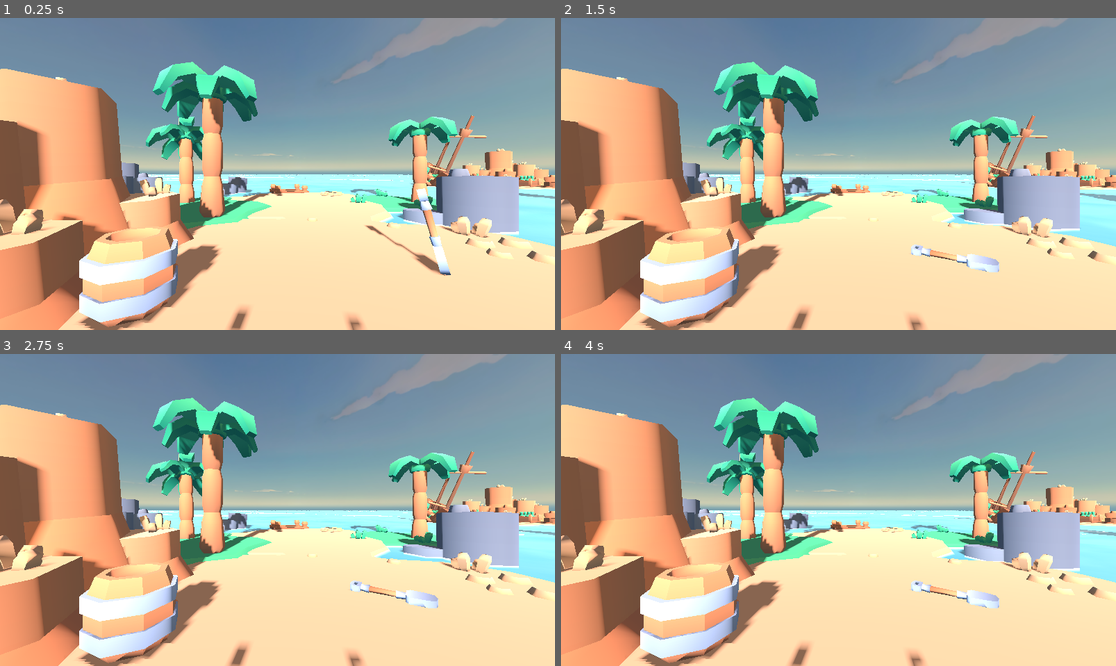
Above: before the commit, frames 1-4 (two rows, left to right).
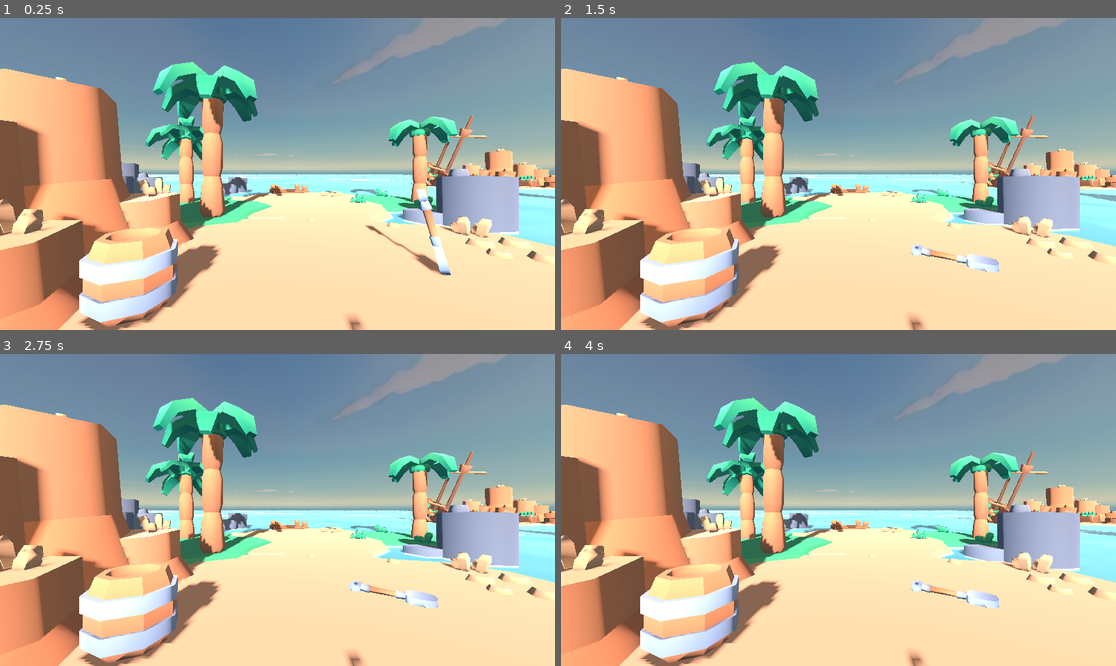
Above: after the commit, the same moments.

Repository: aznoqmous/fish-vr-godot
Game: Godot game, scene res://scenes/world.tscn
Two runs of this game, one before a commit and one after it. Both use one fixed random seed, a clock stepped at 60 frames per second and the inputs below.
Inputs:
- Up to frame 1 (0.25 s): no input
- Up to frame 2 (1.5 s): no input
- Up to frame 3 (2.75 s): no input
- Up to frame 4 (4 s): no input

The runs differ from the first frame. In frame 1, 0.2% of the frame differs, in the area x 40-86%, y 49-100%; in frame 2, 0.2%; in frame 3, 0.2%; in frame 4, 0.2%.

Commit message:
add grabbing system in project

Diff:
--- a/project.godot
+++ b/project.godot
@@ -15,6 +15,15 @@
 config/features=PackedStringArray("4.6", "Forward Plus")
 config/icon="res://icon.svg"
 
+[autoload]
+
+XRToolsUserSettings="*uid://bqgb8i74tm0t"
+XRToolsRumbleManager="*uid://by853dk86g1qw"
+
+[editor_plugins]
+
+enabled=PackedStringArray("res://addons/godot-xr-tools/plugin.cfg")
+
 [physics]
 
 3d/physics_engine="Jolt Physics"
--- a/scenes/player.tscn
+++ b/scenes/player.tscn
@@ -1,6 +1,8 @@
 [gd_scene format=3 uid="uid://yeg45saesse1"]
 
+[ext_resource type="PackedScene" uid="uid://btknduttnmoxf" path="res://addons/godot-xr-tools/misc/vr_common_shader_cache.tscn" id="1_qhqgy"]
 [ext_resource type="PackedScene" uid="uid://3gjkc6qju2n3" path="res://assets/hands/LeftHandHumanoid.gltf" id="2_g2els"]
+[ext_resource type="PackedScene" uid="uid://b4ysuy43poobf" path="res://addons/godot-xr-tools/functions/function_pickup.tscn" id="3_dqkch"]
 [ext_resource type="PackedScene" uid="uid://bymg1qpy1tu2w" path="res://assets/hands/RightHandHumanoid.gltf" id="3_qhqgy"]
 
 [sub_resource type="SphereShape3D" id="SphereShape3D_g2els"]
@@ -17,7 +19,9 @@
 [node name="CollisionShape3D" type="CollisionShape3D" parent="XRCamera3D/Area3D" unique_id=1466564221]
 shape = SubResource("SphereShape3D_g2els")
 
-[node name="LeftHandController" type="XRNode3D" parent="." unique_id=1209878385]
+[node name="VRCommonShaderCache" parent="XRCamera3D" unique_id=134691354 instance=ExtResource("1_qhqgy")]
+
+[node name="LeftHandController" type="XRController3D" parent="." unique_id=1833123203]
 transform = Transform3D(1, 0, 0, 0, 1, 0, 0, 0, 1, -0.5, 1, -0.5)
 tracker = &"/user/hand_tracker/left"
 show_when_tracked = true
@@ -25,10 +29,14 @@
 [node name="LeftHandMesh" parent="LeftHandController" unique_id=416374853 instance=ExtResource("2_g2els")]
 transform = Transform3D(-4.371139e-08, 0, -1, 0, 1, 0, 1, 0, -4.371139e-08, 0, 0, 0)
 
-[node name="XRHandModifier3D" type="XRHandModifier3D" parent="LeftHandController/LeftHandMesh/Skeleton3D" parent_id_path=PackedInt32Array(416374853, 1186888435) index="1" unique_id=1341067242]
+[node name="XRHandModifier3D" type="XRHandModifier3D" parent="LeftHandController/LeftHandMesh/Skeleton3D" parent_id_path=PackedInt32Array(416374853, 216320458) index="1" unique_id=1341067242]
 transform = Transform3D(1, 0, 0, 0, 1, 0, 0, 0, 1, 0.5, -1, 0.5)
 
-[node name="RightHandController" type="XRNode3D" parent="." unique_id=1830001096]
+[node name="FunctionPickup" parent="LeftHandController" unique_id=1129601390 instance=ExtResource("3_dqkch")]
+grab_collision_mask = 360448
+ranged_collision_mask = 32768
+
+[node name="RightHandController" type="XRController3D" parent="." unique_id=920566091]
 transform = Transform3D(1, 0, 0, 0, 1, 0, 0, 0, 1, 0.5, 1, -0.5)
 tracker = &"/user/hand_tracker/right"
 show_when_tracked = true
@@ -36,9 +44,13 @@
 [node name="RightHandMesh" parent="RightHandController" unique_id=1506103605 instance=ExtResource("3_qhqgy")]
 transform = Transform3D(-4.371139e-08, 0, 1, 0, 1, 0, -1, 0, -4.371139e-08, 0, 0, 0)
 
-[node name="XRHandModifier3D" type="XRHandModifier3D" parent="RightHandController/RightHandMesh/Skeleton3D" parent_id_path=PackedInt32Array(1506103605, 1106249026) index="1" unique_id=2003775514]
+[node name="XRHandModifier3D" type="XRHandModifier3D" parent="RightHandController/RightHandMesh/Skeleton3D" parent_id_path=PackedInt32Array(1506103605, 1669350150) index="1" unique_id=2003775514]
 transform = Transform3D(1, 0, 0, 0, 1, 0, 0, 0, 1, -0.5, -1, 0.5)
 hand_tracker = &"/user/hand_tracker/right"
 
+[node name="FunctionPickup" parent="RightHandController" unique_id=367701007 instance=ExtResource("3_dqkch")]
+grab_collision_mask = 360448
+ranged_collision_mask = 32768
+
 [editable path="LeftHandController/LeftHandMesh"]
 [editable path="RightHandController/RightHandMesh"]
--- a/scenes/world.tscn
+++ b/scenes/world.tscn
@@ -24,6 +24,8 @@
 [ext_resource type="PackedScene" uid="uid://b2go56vxnhyl4" path="res://assets/FBX format/crate.fbx" id="16_e75v4"]
 [ext_resource type="PackedScene" uid="uid://ih7uj7x2iblm" path="res://assets/FBX format/rocks-sand-b.fbx" id="16_l8ah6"]
 [ext_resource type="PackedScene" uid="uid://85be6wvlg211" path="res://assets/FBX format/barrel.fbx" id="17_e75v4"]
+[ext_resource type="Script" path="res://addons/godot-xr-tools/objects/pickable.gd" id="18_l8ah6"]
+[ext_resource type="Script" uid="uid://dn7grmvmgjiqv" path="res://addons/godot-xr-tools/objects/grab_points/grab_point_snap.gd" id="20_e75v4"]
 [ext_resource type="PackedScene" uid="uid://cd14x7k2ko2xm" path="res://assets/FBX format/hole.fbx" id="20_hi6a0"]
 [ext_resource type="PackedScene" uid="uid://dvfp2m78typpg" path="res://assets/FBX format/palm-detailed-bend.fbx" id="22_18clu"]
 [ext_resource type="PackedScene" uid="uid://dcidtehr2n24w" path="res://assets/FBX format/palm-detailed-straight.fbx" id="23_4wdv8"]
@@ -67,14 +69,14 @@
 data = PackedVector3Array(0.0458, 1.512, 0.454, -0.1683, 2.898, 1.2972, 0.0707, 2.898, 0.4477, -0.1683, 2.898, 1.2972,  …(44907 unchanged characters)…
 
 [sub_resource type="CylinderShape3D" id="CylinderShape3D_6oujy"]
-height = 0.86157227
+height = 0.6856079
 radius = 0.23339844
 
 [sub_resource type="ConcavePolygonShape3D" id="ConcavePolygonShape3D_l8ah6"]
 data = PackedVector3Array(-0.385, 0.6037, -0.50049996, 0.385, 0.6037, -0.5775, 0.385, 0.6037, -0.50049996, 0.385, 0.603 …(5600 unchanged characters)…
 
 [sub_resource type="CylinderShape3D" id="CylinderShape3D_ggc52"]
-height = 1.1855164
+height = 1.1636648
 radius = 0.6503906
 
 [sub_resource type="ConcavePolygonShape3D" id="ConcavePolygonShape3D_8u370"]
@@ -237,17 +239,24 @@
 [node name="CollisionShape3D" type="CollisionShape3D" parent="isle-1/hole/Area3D" unique_id=273629095]
 shape = SubResource("ConcavePolygonShape3D_817gm")
 
-[node name="Area3D" type="RigidBody3D" parent="isle-1" unique_id=1798145559]
+[node name="shovel" type="RigidBody3D" parent="isle-1" unique_id=1742149922]
 transform = Transform3D(1, 0, 0, 0, 0.978509, -0.20620419, 0, 0.20620419, 0.978509, -1.8888395, 0.4963994, -1.7888589)
-collision_layer = 2
-collision_mask = 2
-
-[node name="tool-shovel" parent="isle-1/Area3D" unique_id=240882375 instance=ExtResource("38_e75v4")]
+collision_layer = 32770
+collision_mask = 32770
+script = ExtResource("18_l8ah6")
+picked_up_layer = 98304
+
+[node name="tool-shovel" parent="isle-1/shovel" unique_id=240882375 instance=ExtResource("38_e75v4")]
 transform = Transform3D(0.5, 0, 0, 0, 0.5, 0, 0, 0, 0.5, 0, 0, 0)
 
-[node name="CollisionShape3D" type="CollisionShape3D" parent="isle-1/Area3D" unique_id=794039358]
+[node name="CollisionShape3D" type="CollisionShape3D" parent="isle-1/shovel" unique_id=794039358]
 transform = Transform3D(1, 0, 0, 0, 0.99999803, -1.3411045e-07, 0, 1.3411045e-07, 0.99999803, 0, 0.598433, 8.34465e-07)
 shape = SubResource("CapsuleShape3D_ggc52")
+
+[node name="XRToolsGrabPointSnap" type="Marker3D" parent="isle-1/shovel" unique_id=161752722]
+transform = Transform3D(1, 0, 0, 0, 1, 0, 0, 0, 1, 0, 1.090984, 2.3283064e-10)
+script = ExtResource("20_e75v4")
+metadata/_custom_type_script = "uid://dn7grmvmgjiqv"
 
 [node name="barrel" parent="isle-1" unique_id=1758189573 instance=ExtResource("17_e75v4")]
 transform = Transform3D(0.33605006, 0, -0.5210283, 0, 0.6199999, 0, 0.5210283, 0, 0.33605006, 0.75560904, 0.32096997, 0.96175027)
@@ -324,17 +333,25 @@
 [node name="rocks-sand-b3" parent="isle-2" unique_id=2010305574 instance=ExtResource("16_l8ah6")]
 transform = Transform3D(-0.5969944, 0.024746241, 0.8018636, 0.014777894, 0.99969375, -0.019849192, -0.80210924, -5.551115e-17, -0.59717727, 3.5526772, 0, 0.36767006)
 
-[node name="bottle" parent="isle-2" unique_id=13931211 instance=ExtResource("9_rup4s")]
-transform = Transform3D(0.8, 0, 0, 0, 0.8, 0, 0, 0, 0.8, -0.9388046, 1.0611743, 6.6567726)
-metadata/_edit_group_ = true
-
-[node name="Area3D" type="RigidBody3D" parent="isle-2/bottle" unique_id=1163336478]
-collision_layer = 4
-collision_mask = 4
-
-[node name="CollisionShape3D" type="CollisionShape3D" parent="isle-2/bottle/Area3D" unique_id=1634707717]
-transform = Transform3D(1, 0, 0, 0, 1, 0, 0, 0, 1, 0, 0.4530028, 0)
+[node name="bottle" type="RigidBody3D" parent="isle-2" unique_id=912161790]
+transform = Transform3D(1, 0, 0, 0, 1, 0, 0, 0, 1, -0.9388046, 1.0611743, 6.6567726)
+collision_layer = 32772
+collision_mask = 32772
+script = ExtResource("18_l8ah6")
+picked_up_layer = 98304
+
+[node name="bottle" parent="isle-2/bottle" unique_id=13931211 instance=ExtResource("9_rup4s")]
+transform = Transform3D(0.8, 0, 0, 0, 0.8, 0, 0, 0, 0.8, 0, 0, 0)
+metadata/_edit_group_ = true
+
+[node name="CollisionShape3D" type="CollisionShape3D" parent="isle-2/bottle" unique_id=1634707717]
+transform = Transform3D(1, 0, 0, 0, 1, 0, 0, 0, 1, 0, 0.36502063, 0)
 shape = SubResource("CylinderShape3D_6oujy")
+
+[node name="XRToolsGrabPointSnap" type="Marker3D" parent="isle-2/bottle" unique_id=470802899]
+transform = Transform3D(1, 0, 0, 0, 1, 0, 0, 0, 1, 0, 0.25, 0)
+script = ExtResource("20_e75v4")
+metadata/_custom_type_script = "uid://dn7grmvmgjiqv"
 
 [node name="ship-wreck" parent="isle-2" unique_id=304590257 instance=ExtResource("36_l8ah6")]
 transform = Transform3D(0.3977065, 0.25176954, -0.88229346, 0.18574408, 0.91960984, 0.34614497, 0.8985147, -0.30154493, 0.31897035, 3.677496, -1.3386796, 11.092941)
@@ -440,16 +457,29 @@
 [node name="flag-high-pennant" parent="isle-3" unique_id=1320314440 instance=ExtResource("39_8u370")]
 transform = Transform3D(1, 0, 0, 0, 1, 0, 0, 0, 1, 5.5907016, 2.0456915, -2.251442)
 
-[node name="barrel" parent="isle-3" unique_id=1859966488 instance=ExtResource("17_e75v4")]
-transform = Transform3D(0.8217859, 0, 0.49217936, 0, 0.9578998, 0, -0.49217936, 0, 0.8217859, -0.61910915, 0.27694, -5.5748444)
-
-[node name="Area3D" type="RigidBody3D" parent="isle-3/barrel" unique_id=1614298208]
-collision_layer = 8
-collision_mask = 8
-
-[node name="CollisionShape3D" type="CollisionShape3D" parent="isle-3/barrel/Area3D" unique_id=419939105]
-transform = Transform3D(1, 0, 0, 0, 1.0000283, 0, 0, 0, 1, 0, 0.6309381, 0)
+[node name="barrel" type="RigidBody3D" parent="isle-3" unique_id=1676000589]
+transform = Transform3D(0.8579036, 0, 0.5138107, 0, 1, 0, -0.5138107, 0, 0.8579036, -0.61910915, 0.27694, -5.5748444)
+collision_layer = 32776
+collision_mask = 32776
+script = ExtResource("18_l8ah6")
+picked_up_layer = 98304
+
+[node name="barrel" parent="isle-3/barrel" unique_id=1859966488 instance=ExtResource("17_e75v4")]
+transform = Transform3D(1, 0, 0, 0, 1.0000001, 0, 0, 0, 1, 0, 0, 0)
+
+[node name="CollisionShape3D" type="CollisionShape3D" parent="isle-3/barrel" unique_id=419939105]
+transform = Transform3D(1, 0, 0, 0, 1, 0, 0, 0, 1, 0, 0.6214526, 0)
 shape = SubResource("CylinderShape3D_ggc52")
+
+[node name="XRToolsGrabPointSnap" type="Marker3D" parent="isle-3/barrel" unique_id=1197006098]
+transform = Transform3D(1, 0, 0, 0, 1, 0, 0, 0, 1, 0, 0.614621, 0.6609325)
+script = ExtResource("20_e75v4")
+metadata/_custom_type_script = "uid://dn7grmvmgjiqv"
+
+[node name="XRToolsGrabPointSnap2" type="Marker3D" parent="isle-3/barrel" unique_id=147271076]
+transform = Transform3D(1, 0, 0, 0, 1, 0, 0, 0, 1, -1.8626451e-09, 0.6099187, -0.6712826)
+script = ExtResource("20_e75v4")
+metadata/_custom_type_script = "uid://dn7grmvmgjiqv"
 
 [node name="cannon-mobile" parent="isle-3" unique_id=7725511 node_paths=PackedStringArray("area_3d", "explosion_particles", "disabled_object") instance=ExtResource("40_rga7q")]
 transform = Transform3D(-0.41374284, -0.019275421, -0.9101897, -0.11467729, 0.99291587, 0.03110125, 0.90314245, 0.117246024, -0.4130224, 2.3230348, 0.26389813, 6.207203)
@@ -508,10 +538,10 @@
 [node name="Area3D" parent="Player/XRCamera3D" parent_id_path=PackedInt32Array(524498635, 1069646456) index="0" unique_id=1527776220]
 transform = Transform3D(1, 0, 0, 0, 1, 0, 0, 0, 1, 0, -0.7595453, 0)
 
-[node name="LeftHandMesh" parent="Player/LeftHandController" parent_id_path=PackedInt32Array(524498635, 1209878385) index="0" unique_id=416374853]
+[node name="LeftHandMesh" parent="Player/LeftHandController" parent_id_path=PackedInt32Array(524498635, 1833123203) index="0" unique_id=416374853]
 transform = Transform3D(-4.371139e-08, -1, 4.371139e-08, 0, -4.371139e-08, -1, 1, -4.371139e-08, 1.9106855e-15, 0, 0, 0)
 
-[node name="RightHandMesh" parent="Player/RightHandController" parent_id_path=PackedInt32Array(524498635, 1830001096) index="0" unique_id=1506103605]
+[node name="RightHandMesh" parent="Player/RightHandController" parent_id_path=PackedInt32Array(524498635, 920566091) index="0" unique_id=1506103605]
 transform = Transform3D(-4.371139e-08, 1, -4.371139e-08, 0, -4.371139e-08, -1, -1, -4.371139e-08, 1.9106855e-15, 0, 0, 0)
 
 [node name="StaticBody3D" type="StaticBody3D" parent="." unique_id=1508918416]
@@ -524,11 +554,11 @@
 debug_color = Color(1, 0, 0, 1)
 
 [editable path="isle-1/hole"]
-[editable path="isle-1/Area3D/tool-shovel"]
+[editable path="isle-1/shovel/tool-shovel"]
 [editable path="isle-2/rocks-sand-a"]
-[editable path="isle-2/bottle"]
+[editable path="isle-2/bottle/bottle"]
 [editable path="isle-2/crate"]
-[editable path="isle-3/barrel"]
+[editable path="isle-3/barrel/barrel"]
 [editable path="isle-3/cannon-mobile"]
 [editable path="Player"]
 [editable path="Player/LeftHandController/LeftHandMesh"]
Not shown: 1 places in scenes/world.tscn that only renumber resources
